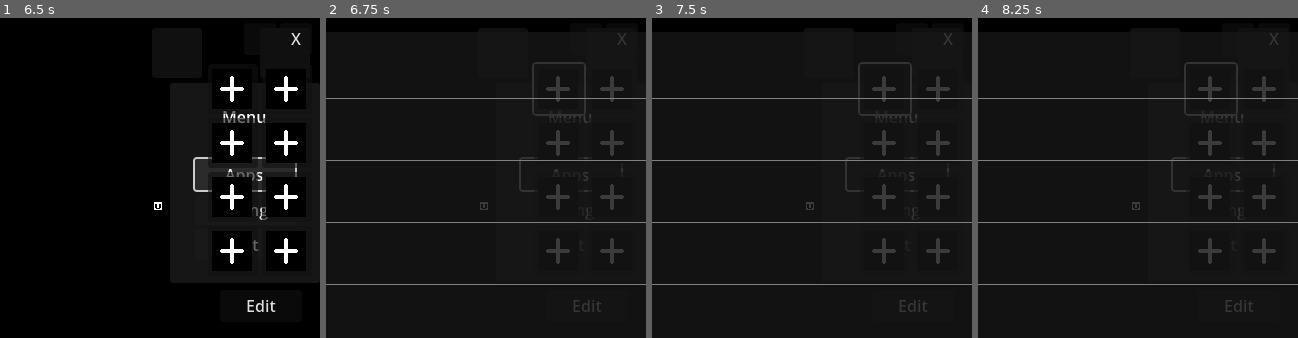
Above: before the commit, frames 1-4 (left to right).
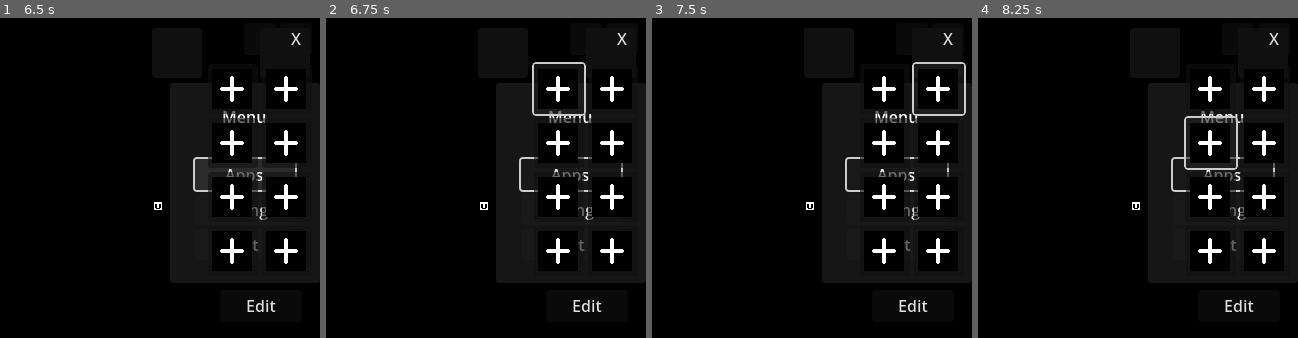
Above: after the commit, the same moments.

Repository: TaN-404/Orbit
Game: Godot game, scene res://scenes/main.tscn
Two runs of this game, one before a commit and one after it. Both use one fixed random seed, a clock stepped at 60 frames per second and the inputs below.
Inputs (mouse positions are in pixels of both pictures, inside the frame that each line leads up to):
- Up to frame 1 (6.5 s): click (176, 53) at 0.5 s; click (230, 53) at 1.25 s; click (176, 53) at 2 s; click (230, 53) at 2.75 s; click (176, 53) at 3.5 s; click (230, 53) at 4.25 s; click (284, 53) at 5 s; click "Apps" at 5.75 s
- Up to frame 2 (6.75 s): click (559, 88) at 6.5 s
- Up to frame 3 (7.5 s): click (940, 88) at 7.25 s
- Up to frame 4 (8.25 s): click (1211, 142) at 8 s

Frame 1 is identical in both runs. In frame 2, 3.9% of the frame differs, in the area x 0-100%, y 4-92%; in frame 3, 4.3%; in frame 4, 4.3%.

Commit message:
app-list-position-fix

Diff:
--- a/scenes/app_list_window.tscn
+++ b/scenes/app_list_window.tscn
@@ -4,7 +4,6 @@
 [ext_resource type="PackedScene" uid="uid://dml2y3cj21k2c" path="res://scenes/app_list.tscn" id="2_y23r1"]
 
 [node name="AppListWindow" type="Window"]
-initial_position = 1
 size = Vector2i(680, 385)
 script = ExtResource("1_8hcat")
 
--- a/scenes/app_menu.tscn
+++ b/scenes/app_menu.tscn
@@ -4,7 +4,7 @@
 [ext_resource type="PackedScene" uid="uid://cljqbnqg2m2tn" path="res://scenes/app.tscn" id="3_7auvn"]
 
 [node name="AppMenu" type="Window"]
-position = Vector2i(0, 36)
+position = Vector2i(100, 4)
 size = Vector2i(120, 312)
 script = ExtResource("1_nwerr")
 
--- a/scripts/GameManager.gd
+++ b/scripts/GameManager.gd
@@ -6,6 +6,11 @@
 
 """QM FLAGS"""
 var am_edit = false
+
+
+"""AppList"""
+var applist_pos : Vector2
+var menu_window : Window
 # Called when the node enters the scene tree for the first time.
 func _ready() -> void:
 	pass # Replace with function body.
--- a/scripts/app-button.gd
+++ b/scripts/app-button.gd
@@ -43,6 +43,28 @@
 		get_tree().root.add_child(applist_instance)
 		applist_instance.visible = true
 
+		var screen_size = DisplayServer.screen_get_size()
+		var app_list_height = applist_instance.size.y if applist_instance.size.y > 0 else 600
+
+		var space_on_top = GameManager.menu_window.position.y
+		var space_on_bottom = screen_size.y - (GameManager.menu_window.position.y + GameManager.menu_window.size.y)
+
+		print(GameManager.menu_window.position)
+
+
+		if space_on_bottom >= applist_instance.size.y or space_on_bottom >= space_on_top:
+			GameManager.applist_pos = Vector2(
+				GameManager.menu_window.position.x,
+				GameManager.menu_window.position.y + GameManager.menu_window.size.y
+			)
+		else:
+			GameManager.applist_pos = Vector2(
+				GameManager.menu_window.position.x,
+				GameManager.menu_window.position.y - applist_instance.size.y
+			)
+
+		applist_instance.set_window_position()
+
 		applist_instance.app_list.app_selected.connect(func(name, path, icon):
 			print("Selected:", name, path, icon)
 
--- a/scripts/app_list_window.gd
+++ b/scripts/app_list_window.gd
@@ -12,8 +12,12 @@
 	_app_list_window.transparent_bg = true
 
 	_app_list_window.size = Vector2(680, 385)
+	#print(GameManager.applist_pos)
+	#_app_list_window.position = Vector2(1000,1000)
 
 
+func set_window_position():
+	_app_list_window.position = GameManager.applist_pos
 
 # Called every frame. 'delta' is the elapsed time since the previous frame.
 func _process(delta: float) -> void:
--- a/scripts/app_menu.gd
+++ b/scripts/app_menu.gd
@@ -14,6 +14,8 @@
 	_menu_window.borderless = true
 	_menu_window.transparent = true
 	_menu_window.transparent_bg = true
+
+	GameManager.menu_window = _menu_window
 
 	_menu_window.size = Vector2(120, 312)
 
@@ -40,11 +42,35 @@
 
 
 func _on_add_apps_pressed() -> void:
+	print("applist window instantiating")
 	var AppWindow = preload("res://scenes/app_list_window.tscn")  # Adjust path if needed
 	var applist_instance = AppWindow.instantiate()
 	get_tree().root.add_child(applist_instance)
 	applist_instance.visible = true
 
+	applist_instance.position.y = _menu_window.position.y - applist_instance.size.y
+	applist_instance.position = Vector2(1000,1000)
+
+	var screen_size = DisplayServer.screen_get_size()
+	var app_list_height = applist_instance.size.y if applist_instance.size.y > 0 else 600
+
+	var space_on_top = _menu_window.position.y
+	var space_on_bottom = screen_size.y - (_menu_window.position.y + _menu_window.size.y)
+
+	print(space_on_bottom)
+	print(space_on_top)
+
+
+	if space_on_bottom >= applist_instance.size.y or space_on_bottom >= space_on_top:
+		GameManager.applist_pos = Vector2(
+			_menu_window.position.x,
+			_menu_window.position.y + _menu_window.size.y
+		)
+	else:
+		GameManager.applist_pos = Vector2(
+			_menu_window.position.x,
+			_menu_window.position.y - applist_instance.size.y
+		)
 	applist_instance.app_list.app_selected.connect(func(name, path, icon):
 		print("Selected:", name, path, icon)
 	)
--- a/scripts/main.gd
+++ b/scripts/main.gd
@@ -97,6 +97,7 @@
 		var setting_instance = settings.instantiate()
 		add_child(setting_instance)
 		setting_instance.visible = true
+		#setting_instance.position = Vector2(400,1000)
 
 
 func _on_quick_menu_pressed() -> void:
